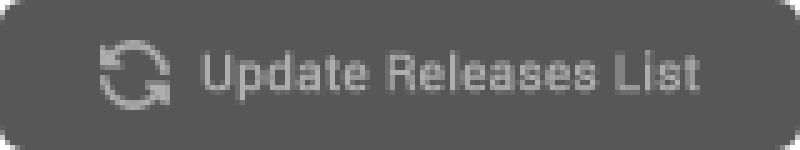
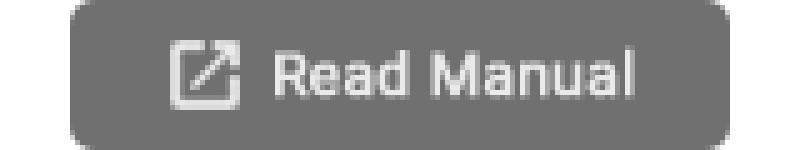
Before/after of a 800x150 layered artwork. What changed in the layer stack:
renamed "Update Releases List" to "Save & Apply", hid it, painted on it over (200, 45, 700, 110)
added layer "Read Manual copy" above "Read Manual" over (275, 45, 635, 100)
hid "Ebene 2" over (100, 40, 170, 110)
added layer "Ebene 1 copy" above "Ebene 1" over (170, 40, 240, 110)
added layer "Form 1 copy 3" above "Form 1 copy 2" over (70, 0, 730, 150)
hid "Form 1" over (0, 0, 800, 150)
